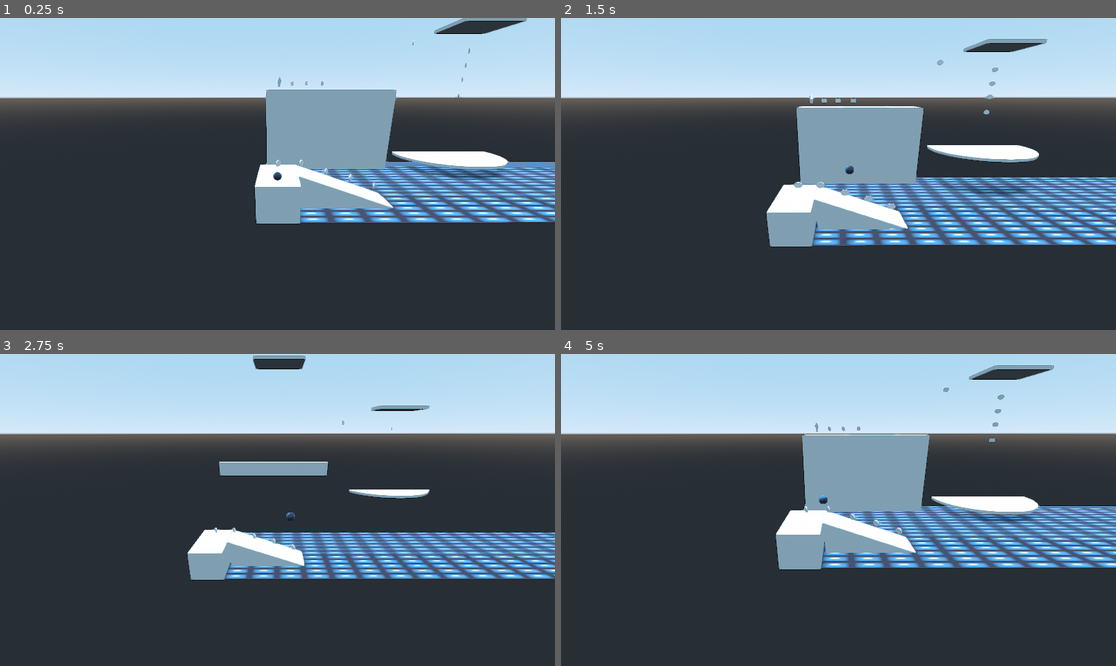
Above: before the commit, frames 1-4 (two rows, left to right).
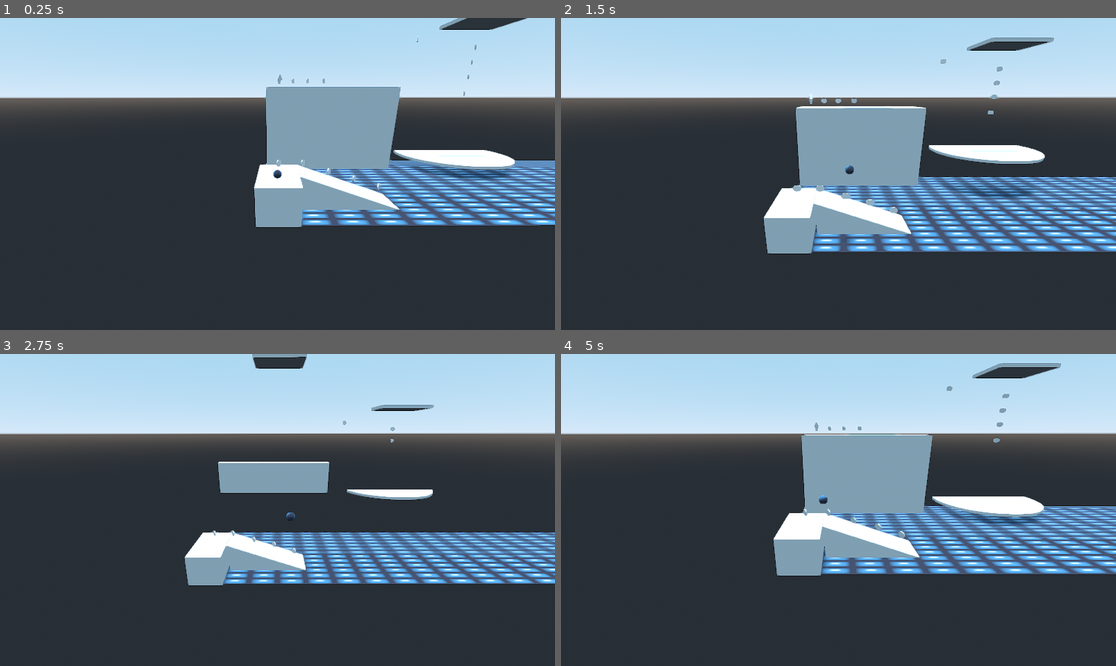
Above: after the commit, the same moments.

Repository: PedroCarbone/Oldies_2do_Parcial
Game: Godot game, scene res://scenes/EscenasGameplay/Nivel 2/level_2.tscn
Two runs of this game, one before a commit and one after it. Both use one fixed random seed, a clock stepped at 60 frames per second and the inputs below. This scene is started directly instead of the project's main scene. The engine's default icon, where the game draws it, is replaced by a stand-in: a white triangle on a blue panel in a dark square.
Inputs:
- Up to frame 1 (0.25 s): no input
- Up to frame 2 (1.5 s): hold Right (ui_right) 0.53-1.28 s; tap Space (ui_select) at 0.77 s; hold Down (ui_down) from 1.28 s (still down)
- Up to frame 3 (2.75 s): tap Space (ui_select) at 1.52 s; release Down (ui_down) at 2.03 s; hold Right (ui_right) from 2.03 s (still down)
- Up to frame 4 (5 s): release Right (ui_right) at 2.78 s; hold Up (ui_up) 2.78-3.53 s; tap Space (ui_select) at 3.02, 3.77, 4.52 s; hold Left (ui_left) from 3.53 s (still down)

The runs differ from the first frame. In frame 1, 7.1% of the frame differs, in the area x 45-100%, y 0-68%; in frame 2, 9.2%, in the area x 36-100%, y 6-76%; in frame 3, 8.1%; in frame 4, 7.9%.

Commit message:
Lvl 1 y 2 Modificado

Diff:
--- a/project.godot
+++ b/project.godot
@@ -25,7 +25,6 @@
 
 [rendering]
 
-quality/filters/sharpen_intensity=1.0
 quality/directional_shadow/size=8140
 quality/shadow_atlas/size=16384
 quality/reflections/irradiance_max_size=2048
@@ -36,3 +35,4 @@
 quality/filters/use_fxaa=true
 quality/filters/use_debanding=true
 environment/default_environment="res://default_env.tres"
+quality/filters/sharpen_intensity=1.0
--- a/scenes/EscenasGameplay/Moneda.gd
+++ b/scenes/EscenasGameplay/Moneda.gd
@@ -1,6 +1,4 @@
 extends Area
-
-
 
 func _ready():
 	show()
@@ -10,7 +8,7 @@
 
 
 
-func _on_Moneda_body_entered(body):
+func _on_Moneda_body_entered(_body):
 	hide()
 	get_node("Colision").disabled = true
 	pass # Replace with function body.
--- a/scenes/EscenasGameplay/Nivel 2/level_2.gd
+++ b/scenes/EscenasGameplay/Nivel 2/level_2.gd
@@ -1 +1,23 @@
 extends Spatial
+
+var vidas = 3
+
+# Called when the node enters the scene tree for the first time.
+func _ready():
+	pass # Replace with function body.
+
+
+
+func _on_Area_body_entered(_body):
+	get_node("Animación").play("Reseteo")
+	vidas -= 1
+	if vidas <= 0:
+		get_tree().change_scene("res://scenes/game_over/game_over.tscn")
+	pass # Replace with function body.pass # Replace with function body.
+
+func _on_Final_body_entered(_body):
+	get_node("Animación").play("Final")
+	pass # Replace with function body.
+
+func _final_nivel():
+	pass
--- a/scenes/EscenasGameplay/Nivel 2/level_2.tscn
+++ b/scenes/EscenasGameplay/Nivel 2/level_2.tscn
@@ -6,6 +6,7 @@
 [ext_resource path="res://scenes/EscenasGameplay/Power_Ups/salto3.tscn" type="PackedScene" id=4]
 [ext_resource path="res://scenes/EscenasGameplay/Power_Ups/hide.tscn" type="PackedScene" id=5]
 [ext_resource path="res://scenes/EscenasGameplay/Nivel 2/pared.gd" type="Script" id=6]
+[ext_resource path="res://scenes/EscenasGameplay/Nivel 2/level_2.gd" type="Script" id=7]
 
 [sub_resource type="BoxShape" id=1]
 extents = Vector3( 50, 1, 50 )
@@ -49,9 +50,9 @@
 "values": [ Vector3( -42.015, 3.72608, -40.3511 ), Vector3( -42.015, 18.0453, -40.3511 ) ]
 }
 
-[sub_resource type="BoxShape" id=14]
-
-[sub_resource type="Animation" id=11]
+[sub_resource type="BoxShape" id=9]
+
+[sub_resource type="Animation" id=10]
 length = 0.001
 tracks/0/type = "value"
 tracks/0/path = NodePath(".:visible")
@@ -146,7 +147,60 @@
 "values": [ false ]
 }
 
+[sub_resource type="Animation" id=13]
+resource_name = "Final"
+length = 0.1
+tracks/0/type = "method"
+tracks/0/path = NodePath(".")
+tracks/0/interp = 1
+tracks/0/loop_wrap = true
+tracks/0/imported = false
+tracks/0/enabled = true
+tracks/0/keys = {
+"times": PoolRealArray( 0 ),
+"transitions": PoolRealArray( 1 ),
+"values": [ {
+"args": [  ],
+"method": "_final_nivel"
+} ]
+}
+
+[sub_resource type="Animation" id=14]
+length = 0.001
+tracks/0/type = "value"
+tracks/0/path = NodePath("Player:translation")
+tracks/0/interp = 1
+tracks/0/loop_wrap = true
+tracks/0/imported = false
+tracks/0/enabled = true
+tracks/0/keys = {
+"times": PoolRealArray( 0 ),
+"transitions": PoolRealArray( 1 ),
+"update": 0,
+"values": [ Vector3( -0.689919, -2.66137, 0 ) ]
+}
+
+[sub_resource type="Animation" id=15]
+length = 0.5
+tracks/0/type = "value"
+tracks/0/path = NodePath("Player:translation")
+tracks/0/interp = 1
+tracks/0/loop_wrap = true
+tracks/0/imported = false
+tracks/0/enabled = true
+tracks/0/keys = {
+"times": PoolRealArray( 0, 0.5 ),
+"transitions": PoolRealArray( 1, 1 ),
+"update": 0,
+"values": [ Vector3( -111.857, 20.6257, 3 ), Vector3( -111.857, 10.045, 3 ) ]
+}
+
+[sub_resource type="BoxShape" id=16]
+
+[sub_resource type="CylinderShape" id=17]
+
 [node name="level_2" type="Spatial"]
+script = ExtResource( 7 )
 
 [node name="StaticBody" type="StaticBody" parent="."]
 transform = Transform( 1.67678, 0, 0, 0, 1, 0, 0, 0, 0.57348, -32.1607, 0, -19.8949 )
@@ -161,7 +215,7 @@
 material/0 = SubResource( 3 )
 
 [node name="Player" parent="." instance=ExtResource( 2 )]
-transform = Transform( 1, 0, 0, 0, 1, 0, 0, 0, 1, -111.732, 10.9901, 5.40505 )
+transform = Transform( 1, 0, 0, 0, 1, 0, 0, 0, 1, -111.857, 10.045, 3 )
 
 [node name="DirectionalLight" type="DirectionalLight" parent="."]
 transform = Transform( 1, 0, 0, 0, -4.37114e-08, 1, 0, -1, -4.37114e-08, -67.183, 32.063, 3.23409 )
@@ -237,7 +291,7 @@
 
 [node name="CollisionShape" type="CollisionShape" parent="plataforma7"]
 transform = Transform( 2, 0, 0, 0, 2, 0, 0, 0, 2, 0, 0, 0 )
-shape = SubResource( 14 )
+shape = SubResource( 9 )
 
 [node name="MeshInstance" type="MeshInstance" parent="plataforma7"]
 mesh = SubResource( 5 )
@@ -388,5 +442,26 @@
 [node name="Moneda31" parent="." instance=ExtResource( 3 )]
 transform = Transform( 2, 0, 0, 0, 2, 0, 0, 0, 2, 178.429, 27.7879, -19.8809 )
 
+[node name="Animación" type="AnimationPlayer" parent="."]
+anims/Final = SubResource( 13 )
+anims/RESET = SubResource( 14 )
+anims/Reseteo = SubResource( 15 )
+
+[node name="Area" type="Area" parent="."]
+transform = Transform( 772.606, 0, 0, 0, 1, 0, 0, 0, 791.321, 0, -40.795, 0 )
+
+[node name="CollisionShape" type="CollisionShape" parent="Area"]
+transform = Transform( 1.658, 0, 0, 0, 1, 0, 0, 0, 2.413, 0, 0, 0 )
+shape = SubResource( 16 )
+
+[node name="Final" type="Area" parent="."]
+transform = Transform( 0.895926, 0, 0, 0, 1, 0, 0, 0, 1.02175, 210.422, 9.12822, -20.9624 )
+
+[node name="ColisionFinal" type="CollisionShape" parent="Final"]
+transform = Transform( 1.69797, 0, 0, 0, 1, 0, 0, 0, 2.41263, 0, 0, 0 )
+shape = SubResource( 17 )
+
 [connection signal="body_entered" from="hide" to="pared" method="_on_hide_body_entered"]
 [connection signal="body_entered" from="salto3" to="Player" method="_on_salto3_body_entered"]
+[connection signal="body_entered" from="Area" to="." method="_on_Area_body_entered"]
+[connection signal="body_entered" from="Final" to="." method="_on_Final_body_entered"]
--- a/scenes/EscenasGameplay/Nivel 2/pared.gd
+++ b/scenes/EscenasGameplay/Nivel 2/pared.gd
@@ -2,6 +2,6 @@
 
 onready var anim = $anim
 
-func _on_hide_body_entered(body):
+func _on_hide_body_entered(_body):
 	$anim.play("hide")
 	pass # Replace with function body.
--- a/scenes/EscenasGameplay/Power_Ups/hide.gd
+++ b/scenes/EscenasGameplay/Power_Ups/hide.gd
@@ -1,6 +1,6 @@
 extends Area
 onready var anim = $anim
 
-func _on_hide_body_entered(body):
+func _on_hide_body_entered(_body):
 	$anim.play ("hide")
 	pass # Replace with function body.
--- a/scenes/EscenasGameplay/Power_Ups/salto3.gd
+++ b/scenes/EscenasGameplay/Power_Ups/salto3.gd
@@ -4,7 +4,7 @@
 	show()
 	pass
 
-func _on_salto3_body_entered(body):
+func _on_salto3_body_entered(_body):
 	hide()
 	get_node("colision").disabled = true
 	pass # Replace with function body.
--- a/scenes/EscenasGameplay/Tutorial/TutorialEncerio.gd
+++ b/scenes/EscenasGameplay/Tutorial/TutorialEncerio.gd
@@ -14,7 +14,7 @@
 
 
 
-func _on_Limite_body_entered(body):
+func _on_Limite_body_entered(_body):
 	get_node("Animación").play("Reseteo")
 	vidas -= 1
 	if vidas <= 0:
@@ -22,10 +22,10 @@
 	pass # Replace with function body.
 
 
-func _on_Final_body_entered(body):
+func _on_Final_body_entered(_body):
 	get_node("Animación").play("Final")
 	pass # Replace with function body.
 
 func _final_nivel():
-	get_tree().change_scene("res://level_2.tscn")
+	get_tree().change_scene("res://scenes/EscenasGameplay/Nivel 2/level_2.tscn")
 	pass
--- a/scenes/EscenasGameplay/Tutorial/TutorialEncerio.tscn
+++ b/scenes/EscenasGameplay/Tutorial/TutorialEncerio.tscn
@@ -1,9 +1,10 @@
-[gd_scene load_steps=14 format=2]
+[gd_scene load_steps=16 format=2]
 
 [ext_resource path="res://scenes/Player/Player.tscn" type="PackedScene" id=1]
 [ext_resource path="res://scenes/EscenasGameplay/Moneda.tscn" type="PackedScene" id=2]
 [ext_resource path="res://materials/ball_no_depth.tres" type="Material" id=3]
 [ext_resource path="res://scenes/EscenasGameplay/Tutorial/TutorialEncerio.gd" type="Script" id=4]
+[ext_resource path="res://audio/sfx/moneda.mp3" type="AudioStream" id=5]
 
 [sub_resource type="BoxShape" id=1]
 
@@ -73,8 +74,26 @@
 } ]
 }
 
-[sub_resource type="Animation" id=6]
+[sub_resource type="Animation" id=11]
+resource_name = "Moneda"
+tracks/0/type = "value"
+tracks/0/path = NodePath("SFX/AudioStreamPlayer:playing")
+tracks/0/interp = 1
+tracks/0/loop_wrap = true
+tracks/0/imported = false
+tracks/0/enabled = true
+tracks/0/keys = {
+"times": PoolRealArray( 0, 1 ),
+"transitions": PoolRealArray( 1, 1 ),
+"update": 1,
+"values": [ true, false ]
+}
+
+[sub_resource type="Animation" id=7]
 length = 0.001
+
+[sub_resource type="Animation" id=8]
+length = 0.5
 tracks/0/type = "value"
 tracks/0/path = NodePath("Player:translation")
 tracks/0/interp = 1
@@ -82,26 +101,10 @@
 tracks/0/imported = false
 tracks/0/enabled = true
 tracks/0/keys = {
-"times": PoolRealArray( 0 ),
-"transitions": PoolRealArray( 1 ),
+"times": PoolRealArray( 0, 0.5 ),
+"transitions": PoolRealArray( 1, 1 ),
 "update": 0,
-"values": [ Vector3( -0.689919, -2.66137, 0 ) ]
-}
-
-[sub_resource type="Animation" id=7]
-resource_name = "Reseteo"
-length = 0.1
-tracks/0/type = "value"
-tracks/0/path = NodePath("Player:translation")
-tracks/0/interp = 1
-tracks/0/loop_wrap = true
-tracks/0/imported = false
-tracks/0/enabled = true
-tracks/0/keys = {
-"times": PoolRealArray( 0 ),
-"transitions": PoolRealArray( 1 ),
-"update": 0,
-"values": [ Vector3( -0.689919, -2.66137, 0 ) ]
+"values": [ Vector3( 40.339, 5.17815, -0.173044 ), Vector3( 40.3101, -2.95515, 0 ) ]
 }
 
 [sub_resource type="CylinderShape" id=9]
@@ -110,11 +113,8 @@
 transform = Transform( 1, 0, 0, 0, 1, 0, 0, 0, 1, -0.0948372, 0, 0.0996313 )
 script = ExtResource( 4 )
 
-[node name="Player" parent="." instance=ExtResource( 1 )]
-transform = Transform( 0.723833, 0.114864, 0.680348, -0.0717398, 0.99323, -0.0913629, -0.686236, 0.0173234, 0.727173, -0.689919, -2.66137, 0 )
-
 [node name="PlataformaCSG" type="CSGBox" parent="."]
-transform = Transform( 61.8539, 0, 0, 0, 16.2217, 0, 0, 0, 69.6594, 48.1708, -13.7322, 59.8166 )
+transform = Transform( 30.927, 0, 0, 0, 16.222, 0, 0, 0, 30.92, 61.1708, -13.7322, 22.8166 )
 use_collision = true
 
 [node name="ZonaDePractica" type="CSGBox" parent="PlataformaCSG"]
@@ -129,15 +129,15 @@
 depth = 3.4018
 
 [node name="CSGCylinder" type="CSGCylinder" parent="PlataformaCSG/Final"]
-transform = Transform( 0.18305, 0, 0, 0, 1, 0, 0, 0, 0.0946954, 0, 0.755636, 1.38441 )
+transform = Transform( 0.32949, 0, 0, 0, 1.2, 0, 0, 0, 0.113634, 0, 0.755636, 1.38441 )
 operation = 2
 
 [node name="CSGBox" type="CSGBox" parent="."]
-transform = Transform( 12.0112, 0, 0, 0, 1, 0, 0, 0, 9.04131, 60.3137, 1.81003, -22.2132 )
+transform = Transform( 5, 0, 0, 0, 1, 0, 0, 0, 5, 64.3137, 1.81003, -22.2132 )
 use_collision = true
 
 [node name="KinematicBody" type="KinematicBody" parent="."]
-transform = Transform( 8.47126, 0, 0, 0, 1.03125, 0, 0, 0, 9.19933, 85.2488, 1.81727, -21.6914 )
+transform = Transform( 5, 0, 0, 0, 1.031, 0, 0, 0, 5, 80.2488, 1.81727, -21.6914 )
 
 [node name="CollisionShape" type="CollisionShape" parent="KinematicBody"]
 shape = SubResource( 1 )
@@ -155,23 +155,29 @@
 transform = Transform( 2.11559, 0, 0, 0, 2.07502, 0, 0, 0, 1, 0.613873, 4.93191, 43.915 )
 
 [node name="Limite" type="Area" parent="."]
-transform = Transform( 772.606, 0, 0, 0, 1, 0, 0, 0, 791.321, -32.3711, -40.7947, 20.6783 )
+transform = Transform( 772.606, 0, 0, 0, 1, 0, 0, 0, 791.321, 32.6289, -35.23, -6.99985 )
 
 [node name="CollisionShape" type="CollisionShape" parent="Limite"]
-transform = Transform( 1.65758, 0, 0, 0, 1, 0, 0, 0, 2.41263, 0, 0, 0 )
-shape = SubResource( 5 )
+shape = SubResource( 10 )
 
-[node name="Animación" type="AnimationPlayer" parent="."]
-anims/Final = SubResource( 8 )
-anims/RESET = SubResource( 6 )
-anims/Reseteo = SubResource( 7 )
+[node name="SFX" type="AnimationPlayer" parent="."]
+anims/Final = SubResource( 6 )
+anims/Moneda = SubResource( 11 )
+anims/RESET = SubResource( 7 )
+anims/Reseteo = SubResource( 8 )
+
+[node name="AudioStreamPlayer" type="AudioStreamPlayer" parent="SFX"]
+stream = ExtResource( 5 )
 
 [node name="Final" type="Area" parent="."]
-transform = Transform( 0.895926, 0, 0, 0, 1, 0, 0, 0, 1.02175, 95.5285, 17.6037, 116.305 )
+transform = Transform( 0.895926, 0, 0, 0, 1, 0, 0, 0, 1.02175, 84.5285, 17.6037, 48.305 )
 
 [node name="ColisionFinal" type="CollisionShape" parent="Final"]
 transform = Transform( 1.69797, 0, 0, 0, 1, 0, 0, 0, 2.41263, 0, 0, 0 )
 shape = SubResource( 9 )
 
+[node name="Player" parent="." instance=ExtResource( 1 )]
+transform = Transform( -4.37114e-08, 0, -1, 0, 1, 0, 1, 0, -4.37114e-08, 40.339, 5.17815, -0.173044 )
+
 [connection signal="body_entered" from="Limite" to="." method="_on_Limite_body_entered"]
 [connection signal="body_entered" from="Final" to="." method="_on_Final_body_entered"]
--- a/scenes/Player/Player.gd
+++ b/scenes/Player/Player.gd
@@ -80,6 +80,6 @@
 		remaining_jumps -= 1
 
 
-func _on_salto3_body_entered(body):
+func _on_salto3_body_entered(_body):
 	max_jumps += 1
 	pass # Replace with function body.
--- a/scenes/Player/RayCast.gd
+++ b/scenes/Player/RayCast.gd
@@ -9,5 +9,5 @@
 
 # Como si nos interesa que tenga la misma posicion, hacemos que trackee la posicion
 # del padre
-func _physics_process(delta):
+func _physics_process(_delta):
 	global_transform.origin = parent.global_transform.origin
--- a/scenes/Player/camera_assembly.gd
+++ b/scenes/Player/camera_assembly.gd
@@ -15,5 +15,5 @@
 # Hacemos que camera_assembly trackee la posicion del nodo padre, pero con un lerp para que sea mas suave
 # El valor de CAMERA_FOLLOW_SPEED determina que fraccion de la distancia recorre para alcanzar a la pelota
 # 1.0 significa que llega instantaneamente. 0.5 significa que en cada frame recorre la mitad de la distancia
-func _process(delta):
+func _process(_delta):
 	global_transform.origin = global_transform.origin.linear_interpolate(parent.global_transform.origin, CAMERA_FOLLOW_SPEED)
Not shown, added: audio/sfx/moneda.mp3.import
Not shown: 6 places in scenes/EscenasGameplay/Nivel 2/level_2.tscn that only renumber resources
Not shown: 1 places in scenes/EscenasGameplay/Tutorial/TutorialEncerio.tscn that only renumber resources
Not shown, added: audio/sfx/moneda.mp3
